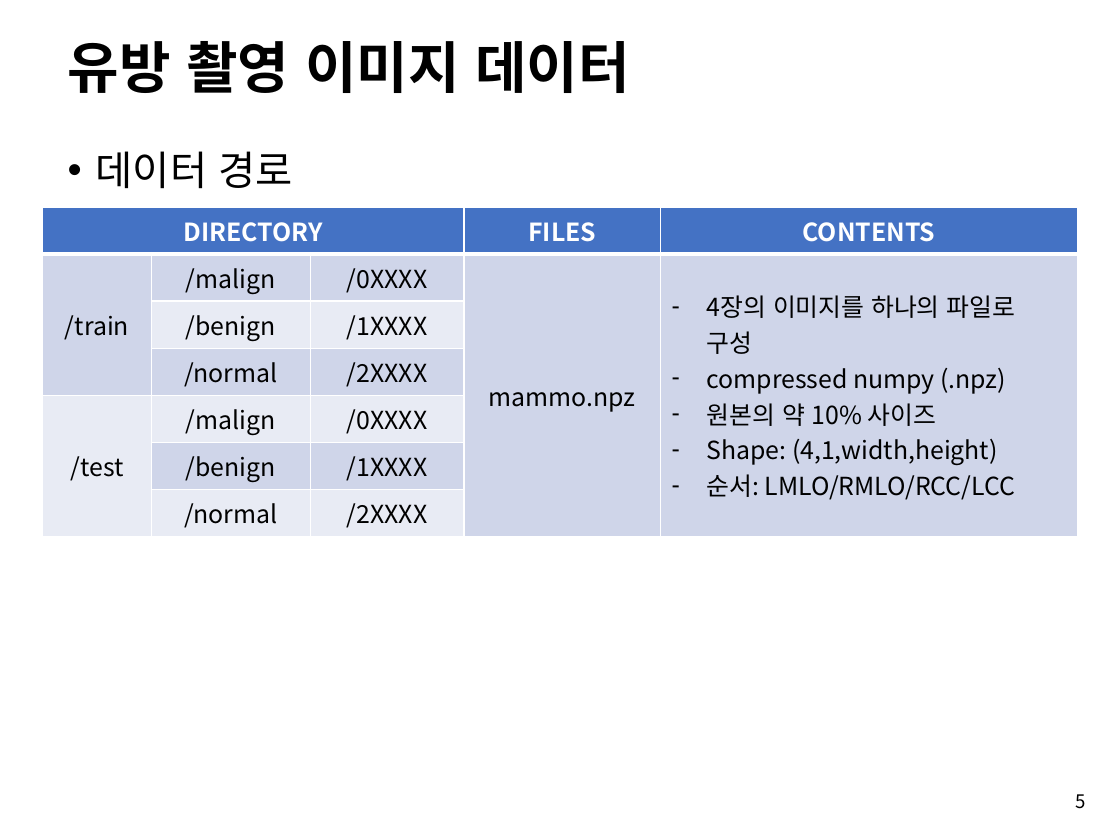
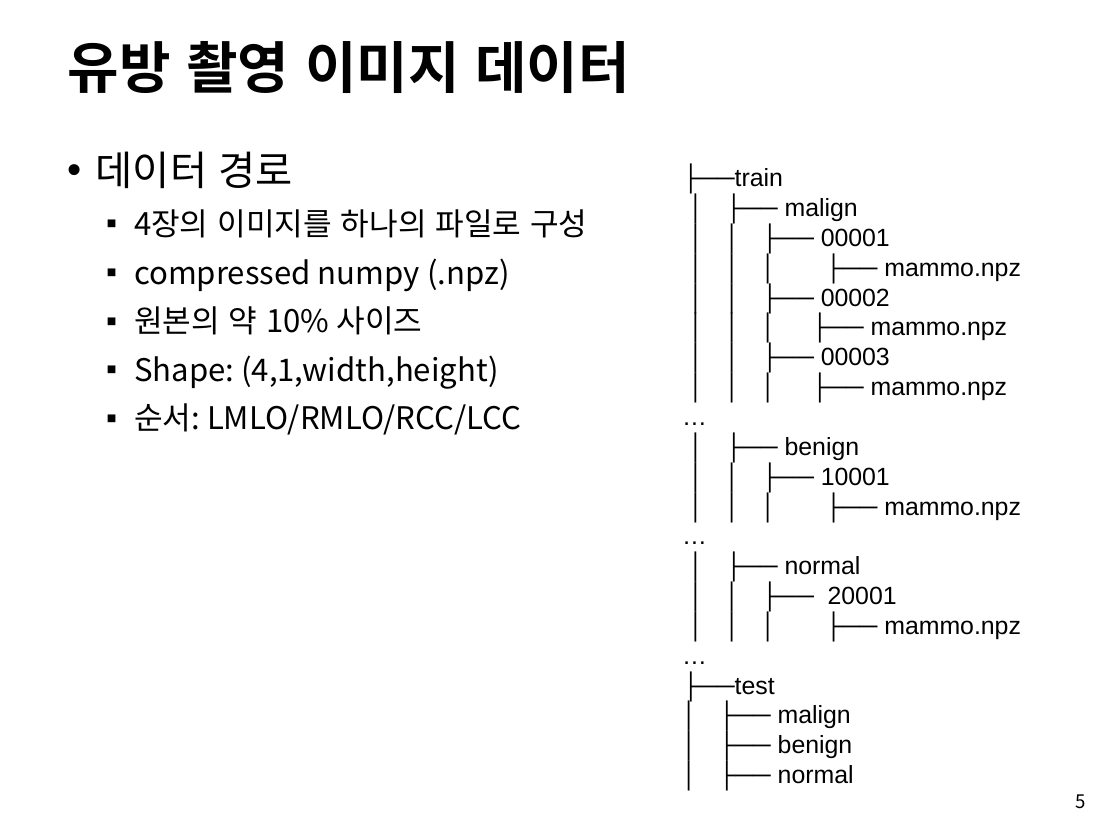
Before and after one commit to nccaiteam/KHD2019_MAMMO, a slide deck: slide 5 of introduction.pptx. Drawn at 1120x840 pixels with LibreOffice and Linux fonts; fonts in the diff are those of the drawing; background and template pictures are left out. Boxes give left, top, right and bottom in pixels: in the first picture for what was removed or moved away, otherwise in the second. Text is boxed around its words. In the diff, an @@ line names an element or a change of style, - is before the commit and + after.

```diff
--- a/introduction.pptx
+++ b/introduction.pptx
@@ text added at (682, 166, 1021, 784), 16 pt, text #000000 @@
+├──train
+│ ├── malign
+│ │ ├── 00001
+│ │ │ ├── mammo.npz
+│ │ ├── 00002
+│ │ │ ├── mammo.npz
+│ │ ├── 00003
+│ │ │ ├── mammo.npz
+…
+│ ├── benign
+│ │ ├── 10001
+│ │ │ ├── mammo.npz
+…
+│ ├── normal
+│ │ ├── 20001
+│ │ │ ├── mammo.npz
+…
+├──test
+│ ├── malign
+│ ├── benign
+│ ├── normal
@@ table removed at (43, 207, 1077, 532), 7 rows, 5 columns @@
-DIRECTORY |  |  | FILES | CONTENTS
-/train | /malign | /0XXXX | mammo.npz | 4장의 이미지를 하나의 파일로 구성 / compressed numpy (.npz) / 원본의 약 10% 사이즈 / Shape: (4,1,width,height) / 순서: LMLO/RMLO/RCC/LCC
- | /benign | /1XXXX |  | 
- | /normal | /2XXXX |  | 
-/test | /malign | /0XXXX |  | 
- | /benign | /1XXXX |  | 
- | /normal | /2XXXX |  | 
@@ text at (134, 209, 587, 435): paragraphs added @@
+  ▪ 4장의 이미지를 하나의 파일로 구성
+  ▪ compressed numpy (.npz)
+  ▪ 원본의 약 10% 사이즈
+  ▪ Shape: (4,1,width,height)
+  ▪ 순서: LMLO/RMLO/RCC/LCC
```
Also in this commit, not shown: 3 other slides changed, 1 other file.
